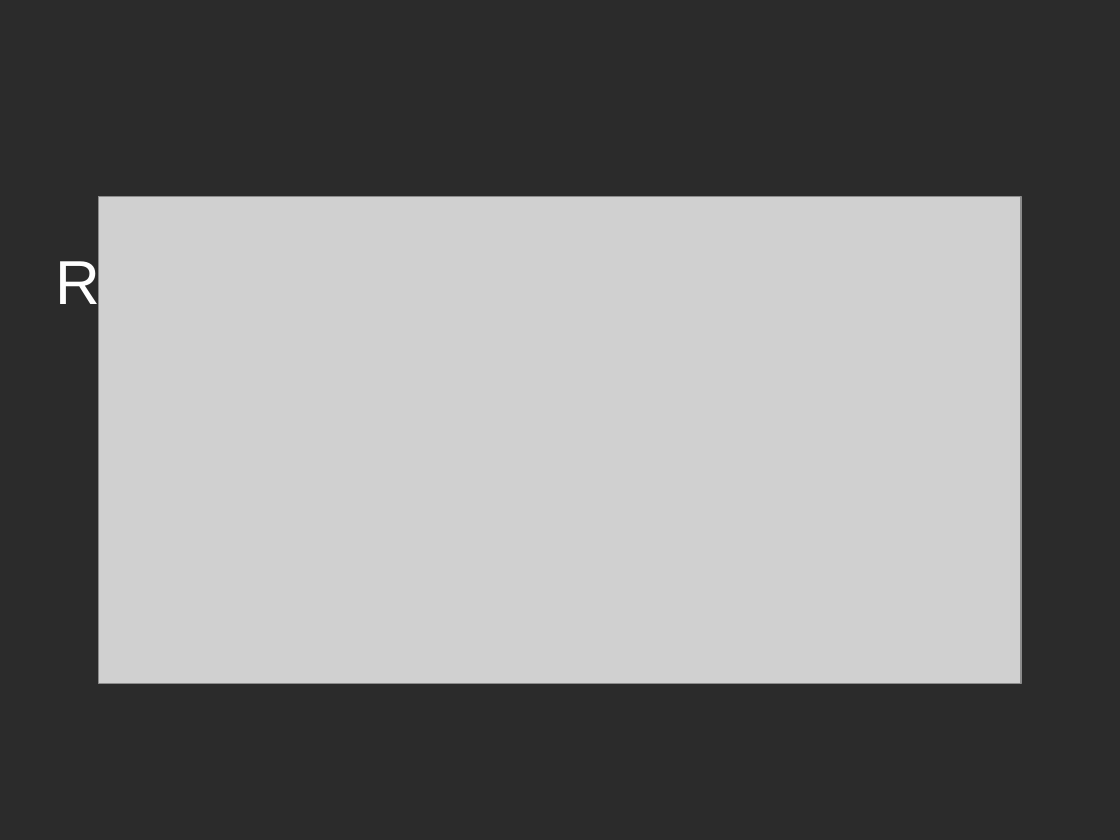
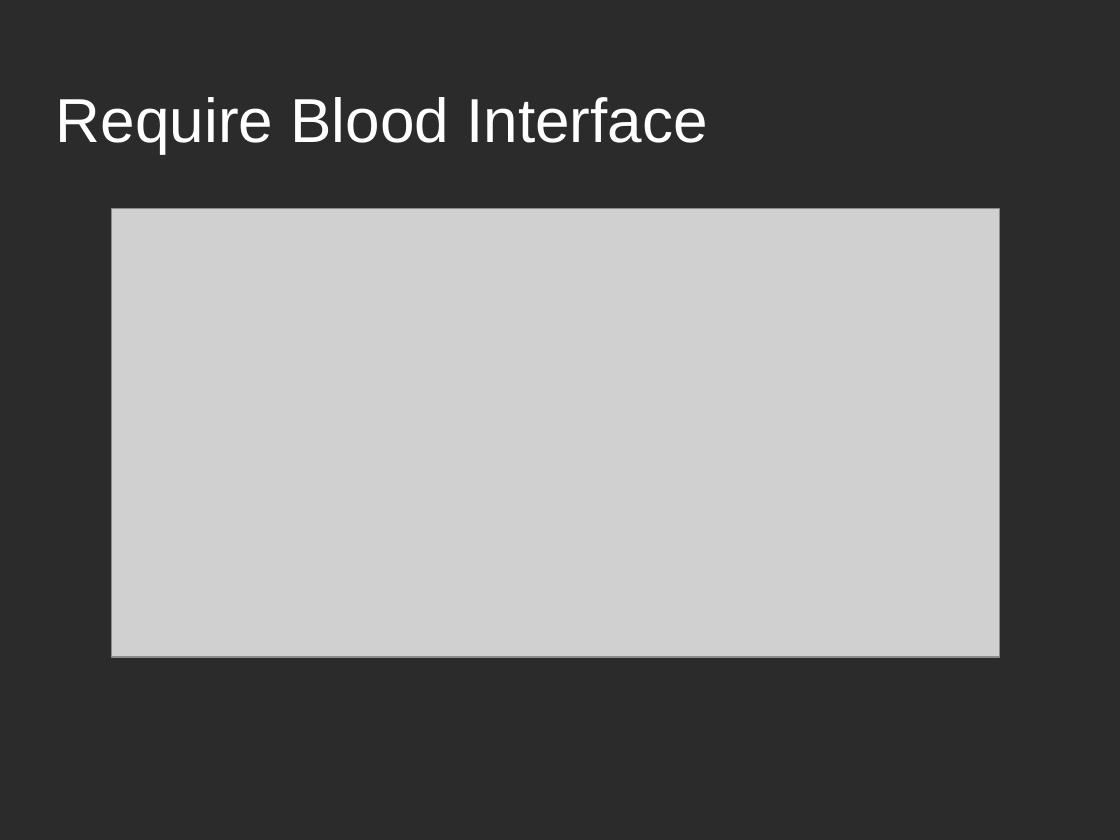
Before and after one commit to sahitya4/Miniproject, a slide deck: slide 7 of miniproject.ppt (slide 8 before the commit). Drawn at 1120x840 pixels with LibreOffice and Linux fonts; fonts in the diff are those of the drawing; grey boxes stand for pictures; background and template pictures are left out; a plain dark background stands for a picture behind light text. Boxes give left, top, right and bottom in pixels: in the first picture for what was removed or moved away, otherwise in the second. Text is boxed around its words. In the diff, an @@ line names an element or a change of style, - is before the commit and + after.

```diff
--- a/miniproject.ppt
+++ b/miniproject.ppt
@@ title "Require Blood Interface" rewrapped from (x1=56, y1=255, x2=273, y2=316) to (x1=56, y1=97, x2=707, y2=153) @@
@@ picture resized from (x1=99, y1=196, x2=1021, y2=684) to (x1=112, y1=208, x2=1000, y2=658) @@
```
Also in this commit, not shown: 10 other slides changed, 1 slide removed.
